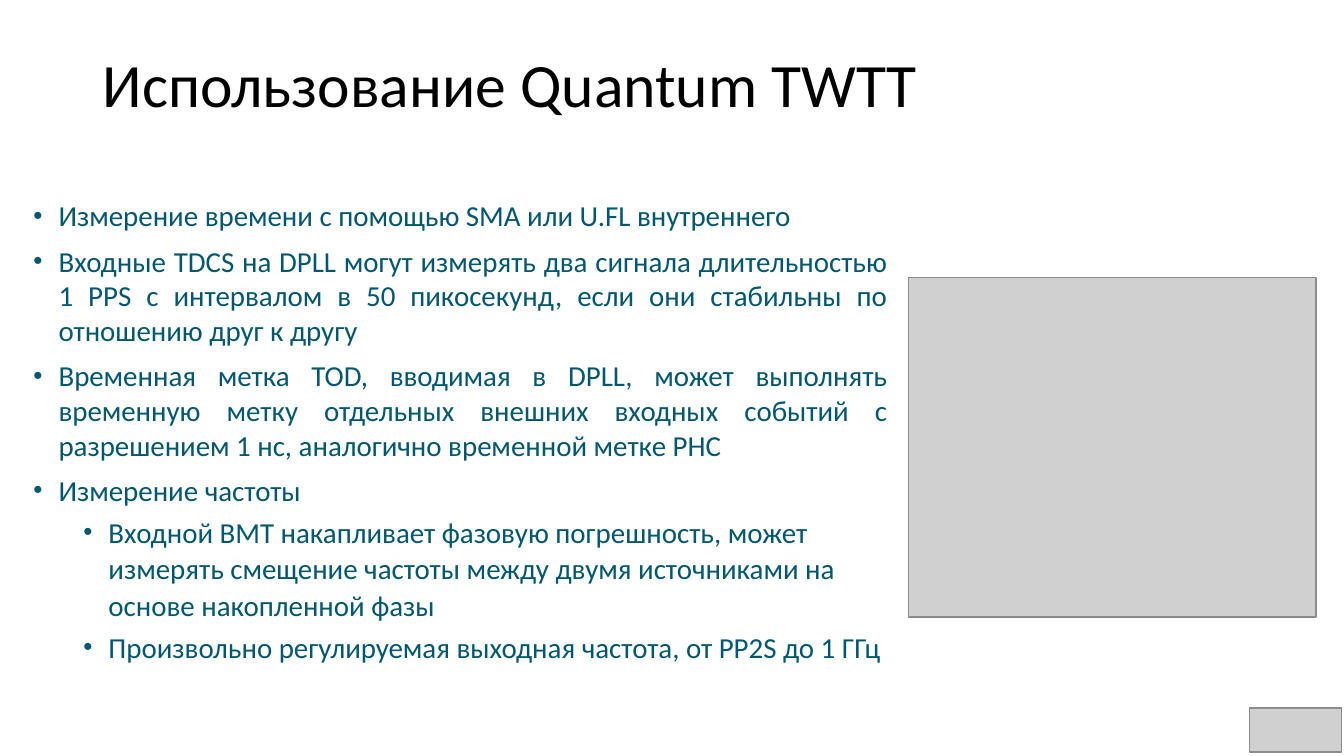
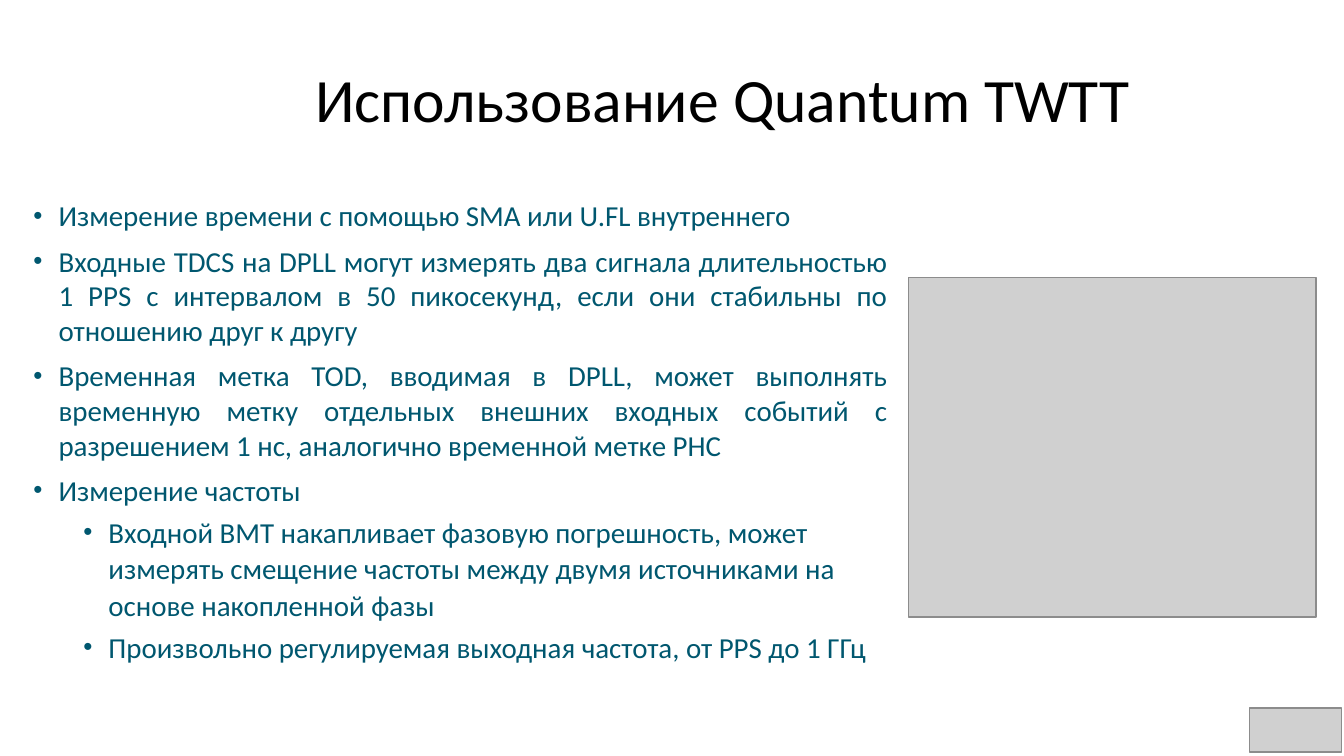
Before and after one commit to SiwaNetwork/QUANTUM, a slide deck: slide 13 of ДОКУМЕНТЫ/МАТЕРИАЛ СТАТЬИ/Quantum TWTT.pptx. Drawn at 1344x756 pixels with LibreOffice and Linux fonts; fonts in the diff are those of the drawing; grey boxes stand for pictures. Boxes give left, top, right and bottom in pixels: in the first picture for what was removed or moved away, otherwise in the second. Text is boxed around its words. In the diff, an @@ line names an element or a change of style, - is before the commit and + after.

```diff
--- a/ДОКУМЕНТЫ/МАТЕРИАЛ СТАТЬИ/Quantum TWTT.pptx
+++ b/ДОКУМЕНТЫ/МАТЕРИАЛ СТАТЬИ/Quantum TWTT.pptx
@@ title "Использование Quantum TWTT": place and size @@
-title "Использование Quantum TWTT" at (103, 67, 917, 115)
+title "Использование Quantum TWTT" at (315, 82, 1130, 130)
@@ text at (108, 639, 865, 663): text changed @@
-  • Произвольно регулируемая выходная частота, от PP2S до 1 ГГц
+  • Произвольно регулируемая выходная частота, от PPS до 1 ГГц
```
Also in this commit, not shown: 7 other slides changed, 6 other files.
